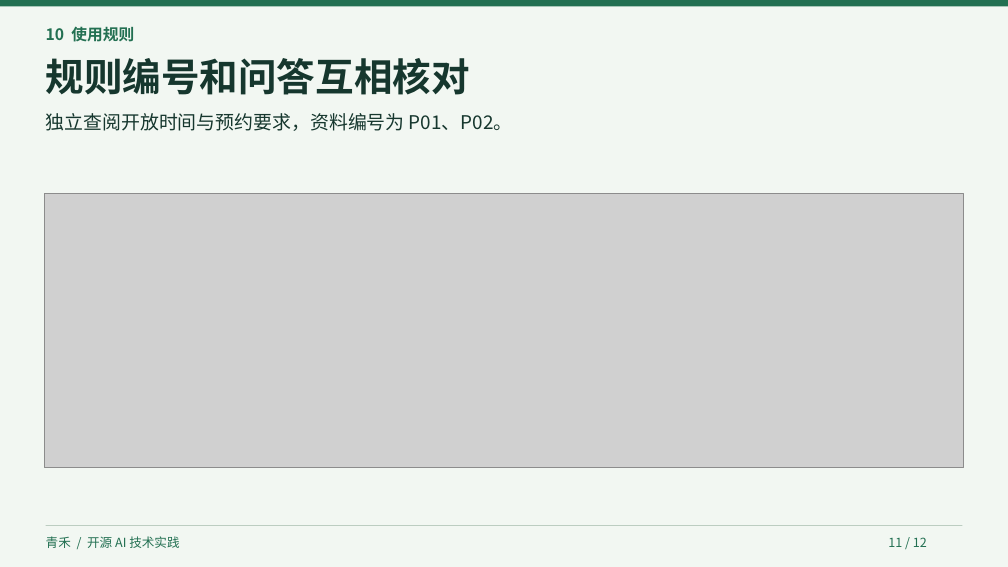
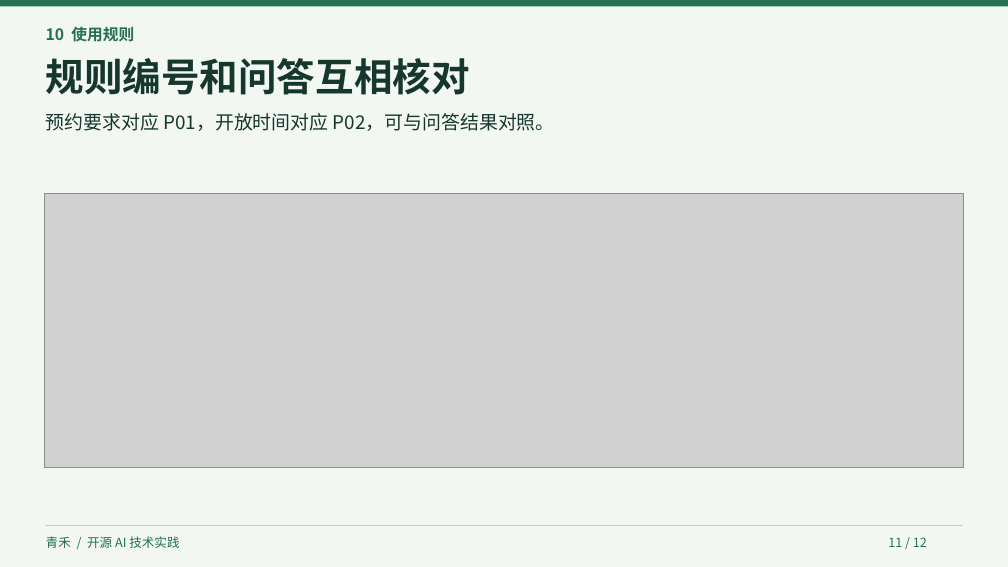
Before and after one commit to wujunzhu0802/qinghe-library-agent, a slide deck: slide 11 of 青禾期末汇报.pptx. Drawn at 1008x567 pixels with LibreOffice and Linux fonts; fonts in the diff are those of the drawing; grey boxes stand for pictures. Boxes give left, top, right and bottom in pixels: in the first picture for what was removed or moved away, otherwise in the second. Text is boxed around its words. In the diff, an @@ line names an element or a change of style, - is before the commit and + after.

Commit message:
Polish presentation wording and visualize feature flow

```diff
--- a/青禾期末汇报.pptx
+++ b/青禾期末汇报.pptx
@@ text at box(46, 113, 555, 131): text changed @@
-独立查阅开放时间与预约要求，资料编号为 P01、P02。
+预约要求对应 P01，开放时间对应 P02，可与问答结果对照。
```
Also in this commit, not shown: 4 other slides changed.
